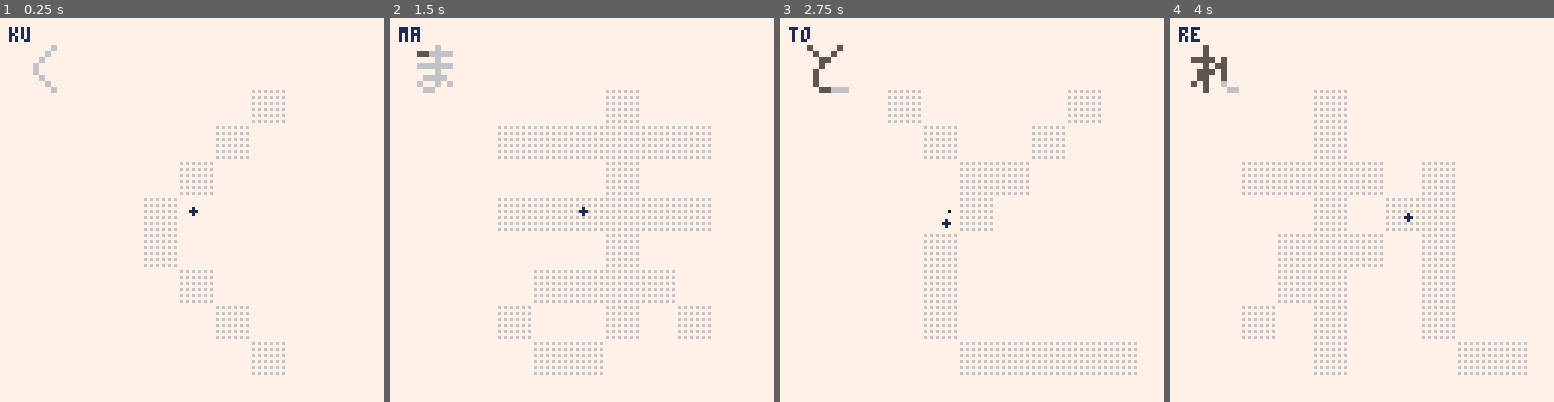
Above: before the commit, frames 1-4 (left to right).
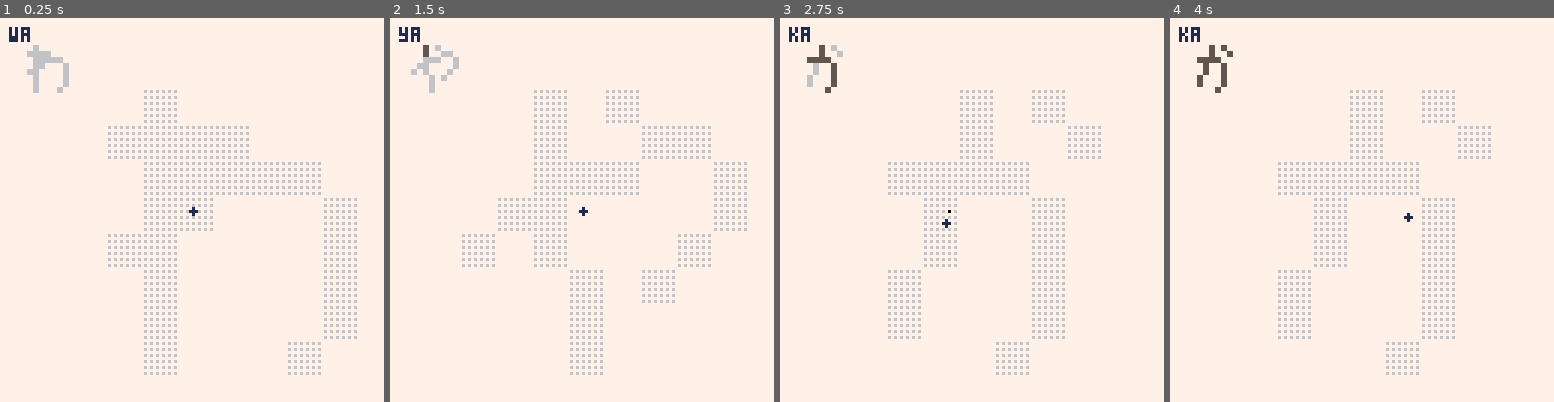
Above: after the commit, the same moments.

Repository: SestrenExsis/KanaPractice
Game: PICO-8 cartridge kana_practice.p8
Two runs of this game, one before a commit and one after it. Both use one fixed random seed, a clock stepped at 60 frames per second and the inputs below.
Inputs (mouse positions are in pixels of both pictures, inside the frame that each line leads up to):
- Up to frame 1 (0.25 s): no input
- Up to frame 2 (1.5 s): tap O (Z key) at 0.33, 0.7, 1.43 s; click (459, 121) at 0.67 s; tap X (X key) at 1.07 s; click (520, 267) at 1.22 s
- Up to frame 3 (2.75 s): click (975, 114) at 1.77 s; hold Left 1.97-2.37 s; tap X (X key) at 2.07, 2.4, 2.73 s; tap O (Z key) at 2.22 s; click (1037, 259) at 2.32 s; hold Down from 2.42 s (still down)
- Up to frame 4 (4 s): release Down at 2.82 s; click (1492, 106) at 2.87 s; hold Right 2.87-3.53 s; tap X (X key) at 3.07, 3.4, 3.73 s; tap O (Z key) at 3.1, 3.98 s; click (1254, 256) at 3.42 s; hold Up from 3.58 s (still down); click (1315, 102) at 3.97 s

The runs differ from the first frame. In frame 1, 5.4% of the frame differs, in the area x 3-93%, y 2-93%; in frame 2, 5.6%; in frame 3, 6.0%, in the area x 2-93%, y 2-93%; in frame 4, 4.9%.

Commit message:
Prevent ink drops from overwriting each other

Diff:
--- a/kana_practice.p8
+++ b/kana_practice.p8
@@ -37,9 +37,8 @@
 _drag=0.100
 _pull=0.650
 _pool=0.200
-_maxr=3.000
-_maxw=120
-_dryt=18
+_maxr=5.000
+_dryt={3.4,0.2,0.2,0.2}
 _mous=false
 
 -- kana info
@@ -98,9 +97,9 @@
 	"na","ni","nu","ne","no",
 	"ha","hi","fu","he","ho",
 	"ma","mi","mu","me","mo",
-	"ya","  ","yu","  ","yo",
+	"ya","yu","yo",
 	"ra","ri","ru","re","ro",
-	"wa","  ","  ","  ","wo",
+	"wa","wo",
 	"n"
 }
 
@@ -111,10 +110,11 @@
 _c_dry=5 -- dry ink color
 _c_ink=_c_wet*16+_c_dry
 _fills={
+	0b1111111111111111,
+	0b0101111101011111,
+	0b0101101001011010,
 	0b0000101000001010,
-	0b0101101001011010,
-	0b0101111101011111,
-	0b1111111111111111
+	0b0000000000000000
 }
 -->8
 -- main functions
@@ -148,8 +148,7 @@
 		kana=_knnam[i]
 	end
 	_kana=kana
-	_wets={}
-	_drys={}
+	_inks={}
 end
 
 function _update()
@@ -215,18 +214,8 @@
 	local pts=betweens(l,p)
 	if _nib_sz>0 then
 		for pt in all(pts) do
-			id=128*flr(pt.y)
-			id+=flr(pt.x)
-			if _wets[id]==nil then
-			 local ink=inkdrop(_nib_sz)
-				_wets[id]=ink
-			else
-				local ink=_wets[id]
-				ink.amt=_nib_sz
-				-- _nib_sz looks better
-				-- than max(ink.amt,_nib_sz)
-				ink.wet=_maxw
-			end
+			local ink=inkdrop(pt,_nib_sz)
+			add(_inks,ink)
 		end
 	end
 end
@@ -241,41 +230,24 @@
  fillp(0b0101111101011111)
 	drawkana(p,64,24,24,12)
  fillp()
- -- draw dry ink
-	for id,amt in pairs(_drys) do
-		px=id%128
-		py=flr(id/128)%128
-		circfill(px,py,amt,_c_dry)
-	end
-	-- draw wet ink
-	for f,fill in pairs(_fills) do
-		fillp(fill)
-		for id,ink in pairs(_wets) do
-			local g=#_fills
-			if (ink.wet<=_dryt) then
-				local w=ink.wet/_dryt
-				g=ceil(w*#_fills)
-			end
-			if f==g then
-				local amt=ink.amt
-				px=id%128
-				py=flr(id/128)%128
-				circfill(px,py,amt,_c_ink)
-				-- turn wet ink dry
-				if ink.wet>1 then
-					ink.wet-=1
-				else
-					_wets[id]=nil
-					if _drys[id]==nil then
-						_drys[id]=amt
-					else
-						amt=max(amt,_drys[id])
-						_drys[id]=amt
-					end
-				end
-			end
-		end
-	end
+ -- draw ink
+ for ink in all(_inks) do
+ 	local age=t()-ink.age
+ 	local fill=_fills[#_fills]
+ 	for i=1,#_dryt do
+ 		age-=_dryt[i]
+ 		if age<0 then
+ 			fill=_fills[i]
+ 			break
+ 		end
+ 	end
+ 	fillp(fill)
+ 	local pos=ink.pos
+ 	circfill(
+ 		pos.x,pos.y,
+ 		ink.amt,_c_ink
+ 	)
+ end
 	fillp()
 	circfill(
 		_nib_px,_nib_py,
@@ -286,18 +258,22 @@
 -->8
 -- helper functions
 
-function inkdrop(amount)
-	local res={
-		amt=amount,
-		wet=_maxw
-	}
-	return res
-end
-
 function point(xpos,ypos)
 	local res={
 		x=xpos,
 		y=ypos
+	}
+	return res
+end
+
+function inkdrop(
+	position,
+	amount
+)
+	local res={
+		pos=position,
+		amt=amount,
+		age=t()
 	}
 	return res
 end
